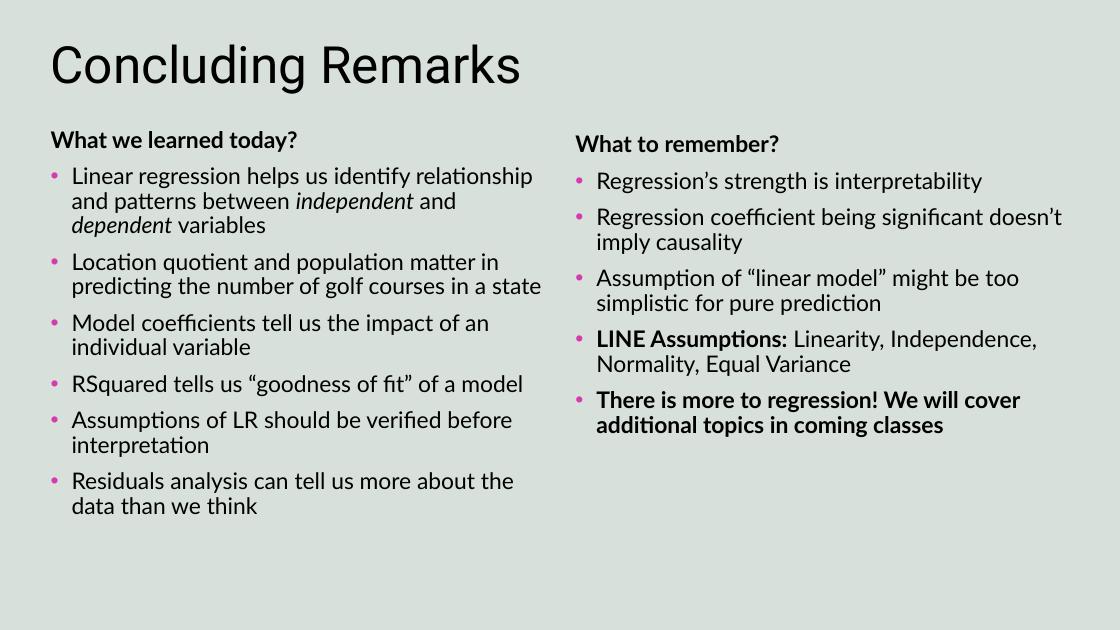
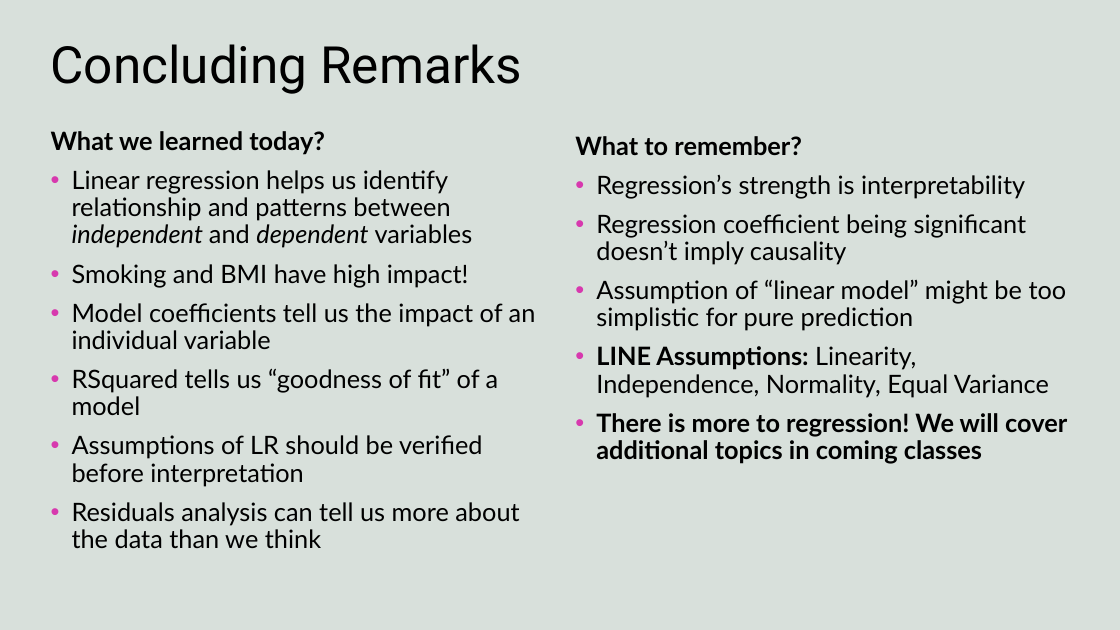
Before and after one commit to harshvardhaniimi/linear-regression, a slide deck: slide 29 of Slides.pptx (slide 28 before the commit). Drawn at 1120x630 pixels with LibreOffice and Linux fonts; fonts in the diff are those of the drawing; background and template pictures are left out. Boxes give left, top, right and bottom in pixels: in the first picture for what was removed or moved away, otherwise in the second. Text is boxed around its words. In the diff, an @@ line names an element or a change of style, - is before the commit and + after.

```diff
--- a/Slides.pptx
+++ b/Slides.pptx
@@ text at (51,131,536,548): size 19.6 to 21.7 pt @@
@@ text "What to remember?" at (575,136,1067,464): size 19.6 to 21.7 pt @@
@@ text at (72,264,469,287): text changed; size 19.6 to 21.7 pt @@
-• Location quotient and population matter in predicting the number of golf courses in a state
+• Smoking and BMI have high impact!
```
Also in this commit, not shown: 10 other slides changed, 7 slides added, 6 slides removed, 10 other files.
